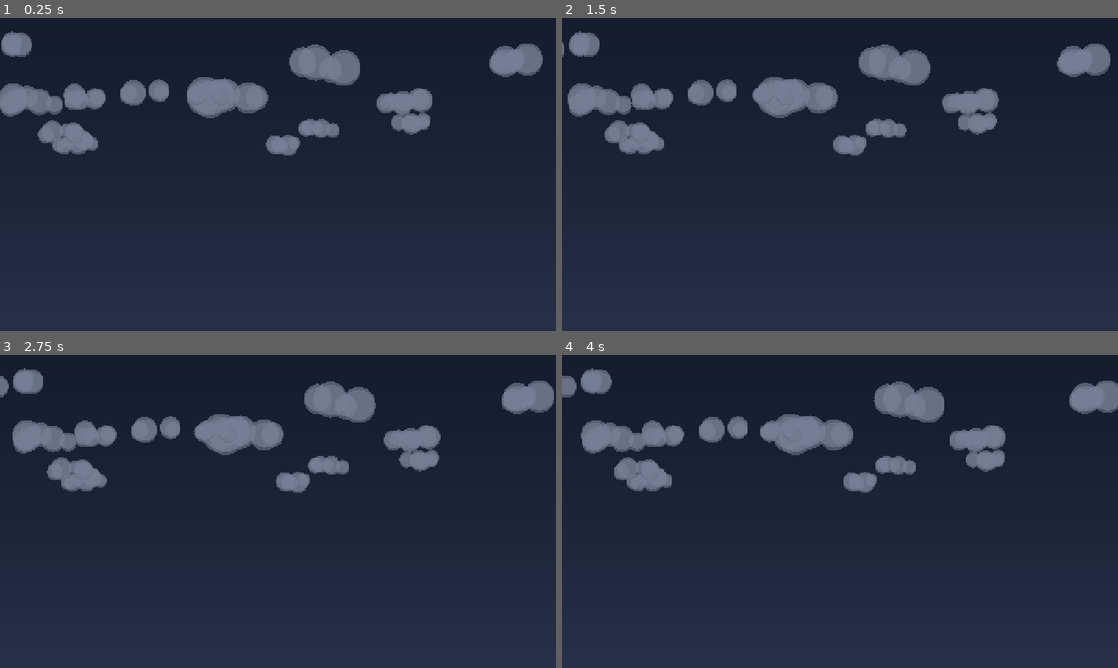
Above: before the commit, frames 1-4 (two rows, left to right).
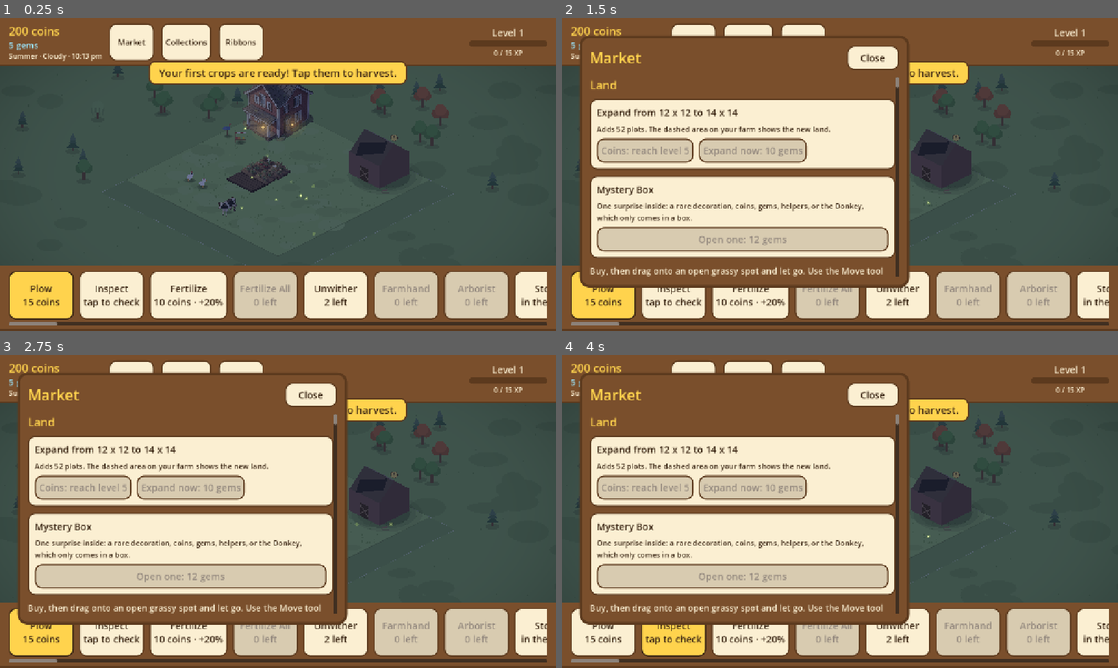
Above: after the commit, the same moments.

Repository: aniket-patra-1998/farm-game
Game: Godot game, scene res://scenes/main.tscn
Same seed, same stepped clock (60 frames per second), same inputs: the game is played once before the commit and once after it.
Inputs (mouse positions are in pixels of both pictures, inside the frame that each line leads up to):
- Up to frame 1 (0.25 s): no input
- Up to frame 2 (1.5 s): click (695, 43) at 0.5 s, where only the run after the commit has a clickable "Market"; click (751, 43) at 1.25 s, where only the run after the commit has a clickable "Collections"
- Up to frame 3 (2.75 s): click (239, 380) at 2 s, where only the run after the commit has a clickable "Ribbons"
- Up to frame 4 (4 s): click (600, 633) at 2.75 s, where only the run after the commit has a clickable "Plow 15 coins"; click (673, 633) at 3.5 s, where only the run after the commit has a clickable "Inspect tap to check"

The runs differ from the first frame. In frame 1, 98% of the frame differs, in the area x 0-100%, y 0-100%; in frame 2, 99%; in frame 3, 99%; in frame 4, 99%.
Error before the commit: Parse Error: Could not parse global class "ObjectLayer" from "res://scripts/world/object_layer.gd". (res://scripts/farm_grid.gd:51)

Commit message:
Object layer: don't name a variable after the _ready callback
Co-Authored-By: Claude Opus 5.5 <noreply@anthropic.com>
Claude-Session: https://claude.ai/code/session_014fNSr1566M9NhC2mwnPott

Diff:
--- a/scripts/world/object_layer.gd
+++ b/scripts/world/object_layer.gd
@@ -13,7 +13,7 @@
 var grid: FarmGrid
 var pieces := {}        # "p<index>" or "o<uid>" -> FarmPiece
 var _sync_queued := false
-var _ready: Array = []  # pieces showing something ready, kept fresh by refresh_all and sync
+var _ready_list: Array = []  # pieces showing something ready, kept fresh by refresh_all and sync
 
 
 func _ready() -> void:
@@ -77,13 +77,13 @@
 			add_child(p)
 		_place(p)
 		p.refresh()
-	_ready = pieces.values().filter(func(p): return p.is_ready())
+	_ready_list = pieces.values().filter(func(p): return p.is_ready())
 
 
 func refresh_all() -> void:
 	for p in pieces.values():
 		(p as FarmPiece).refresh()
-	_ready = pieces.values().filter(func(p): return p.is_ready())
+	_ready_list = pieces.values().filter(func(p): return p.is_ready())
 
 
 ## Every piece redrawn (art arrived, day changed...).
@@ -94,7 +94,7 @@
 
 ## Pieces showing something ready to collect (the overlay twinkles over them).
 func ready_pieces() -> Array:
-	return _ready.filter(func(p): return is_instance_valid(p) and p.is_ready())
+	return _ready_list.filter(func(p): return is_instance_valid(p) and p.is_ready())
 
 
 func _wants_plot(i: int) -> bool:
@@ -109,8 +109,8 @@
 	elif has:
 		var p := pieces[key] as FarmPiece
 		p.refresh()
-		if p.is_ready() and not _ready.has(p):
-			_ready.append(p)
+		if p.is_ready() and not _ready_list.has(p):
+			_ready_list.append(p)
 
 
 func _place(p: FarmPiece) -> void:
